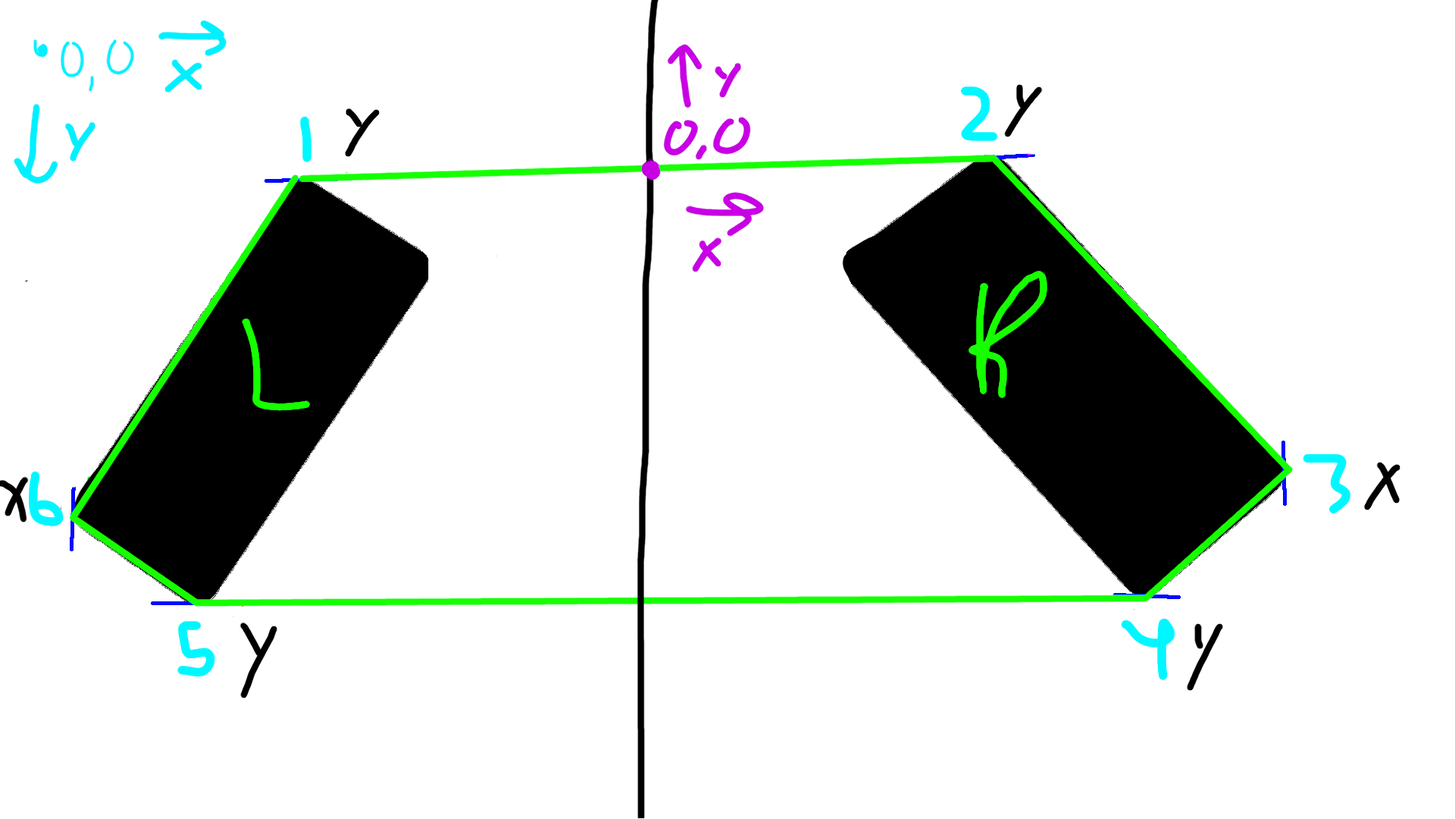
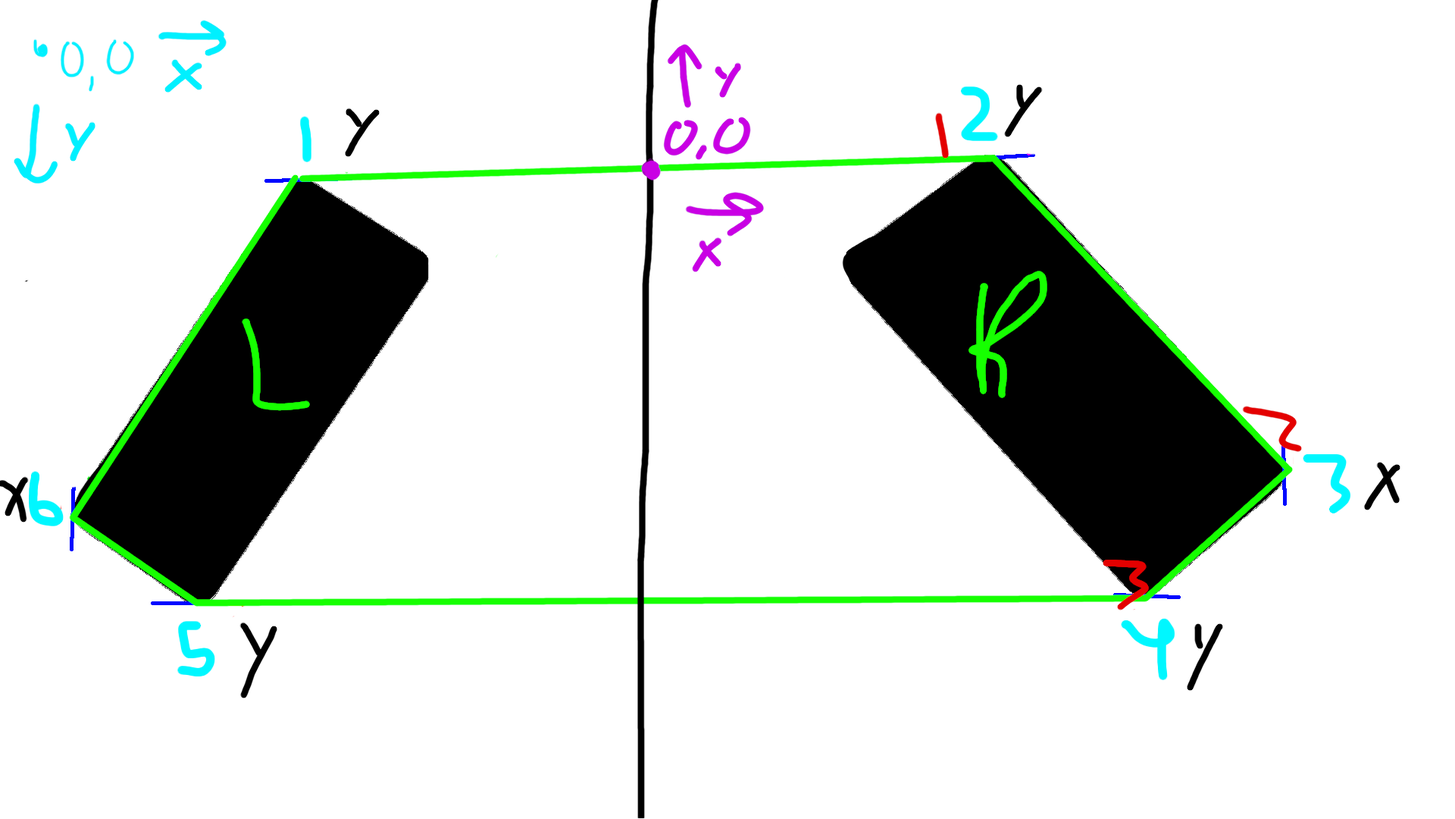
Layer changes from the first 1455 x 819 image to the second:
painted on "Background" over [935, 112, 1303, 611]
